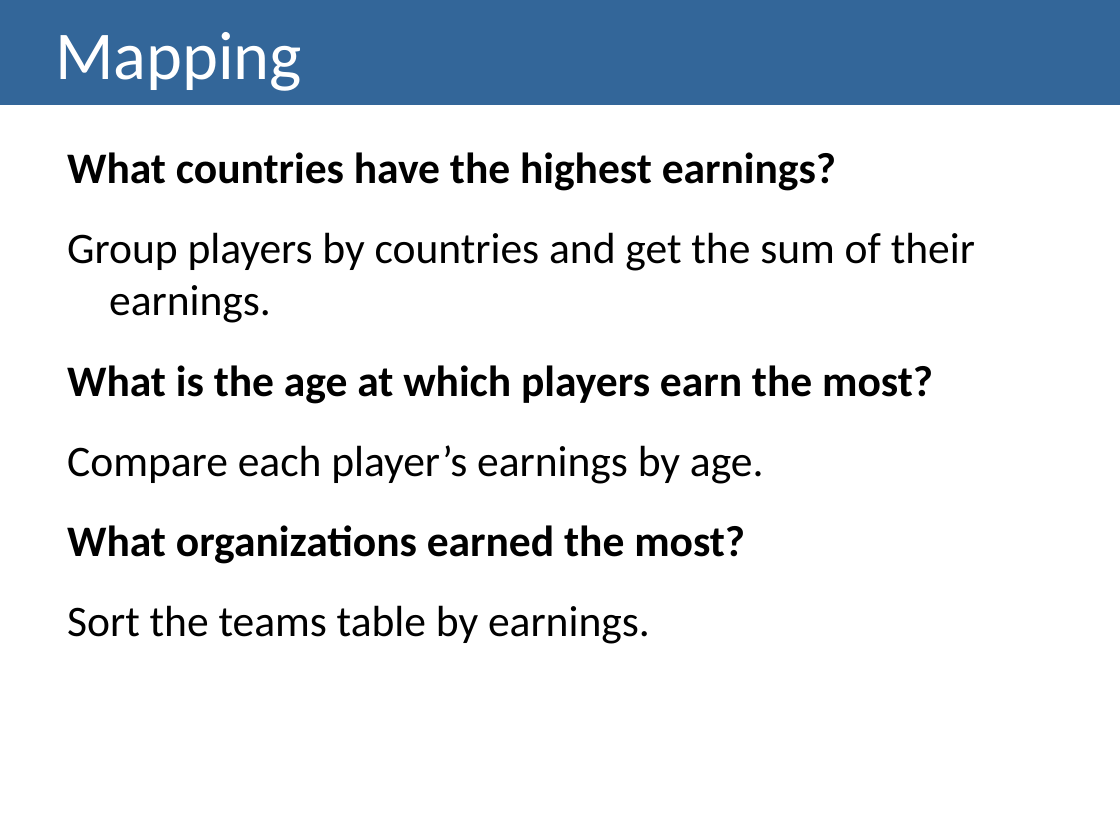
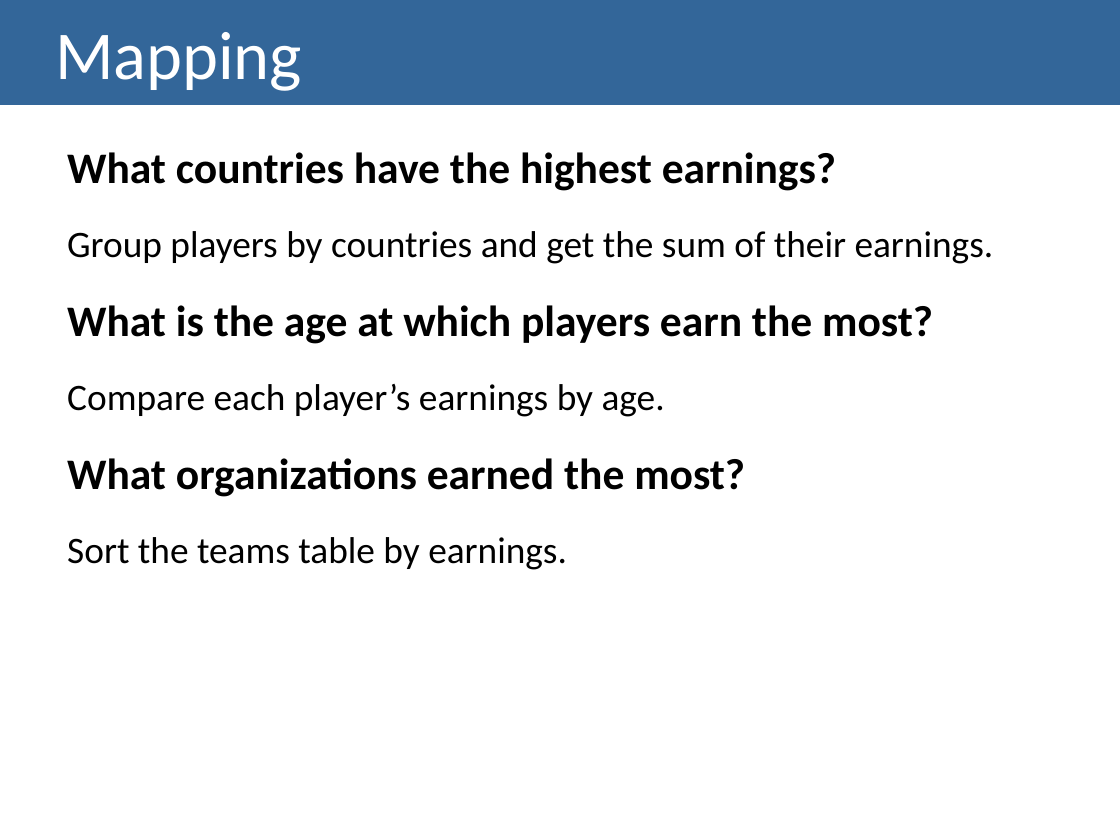
Before and after one commit to lucasrafael98/IV1819-esports, a slide deck: slide 17 of docs/Checkpoint II - Presentation.pptx. Drawn at 1120x840 pixels with LibreOffice and Linux fonts; fonts in the diff are those of the drawing. Boxes give left, top, right and bottom in pixels: in the first picture for what was removed or moved away, otherwise in the second. Text is boxed around its words. In the diff, an @@ line names an element or a change of style, - is before the commit and + after.

```diff
--- a/docs/Checkpoint II - Presentation.pptx
+++ b/docs/Checkpoint II - Presentation.pptx
@@ text at (x1=67, y1=231, x2=994, y2=570): size 28 to 24 pt in "Group players by countries and get the ...", "Compare each player’s earnings by age.", "Sort the teams table by earnings." @@
```
Also in this commit, not shown: 7 other slides changed.
